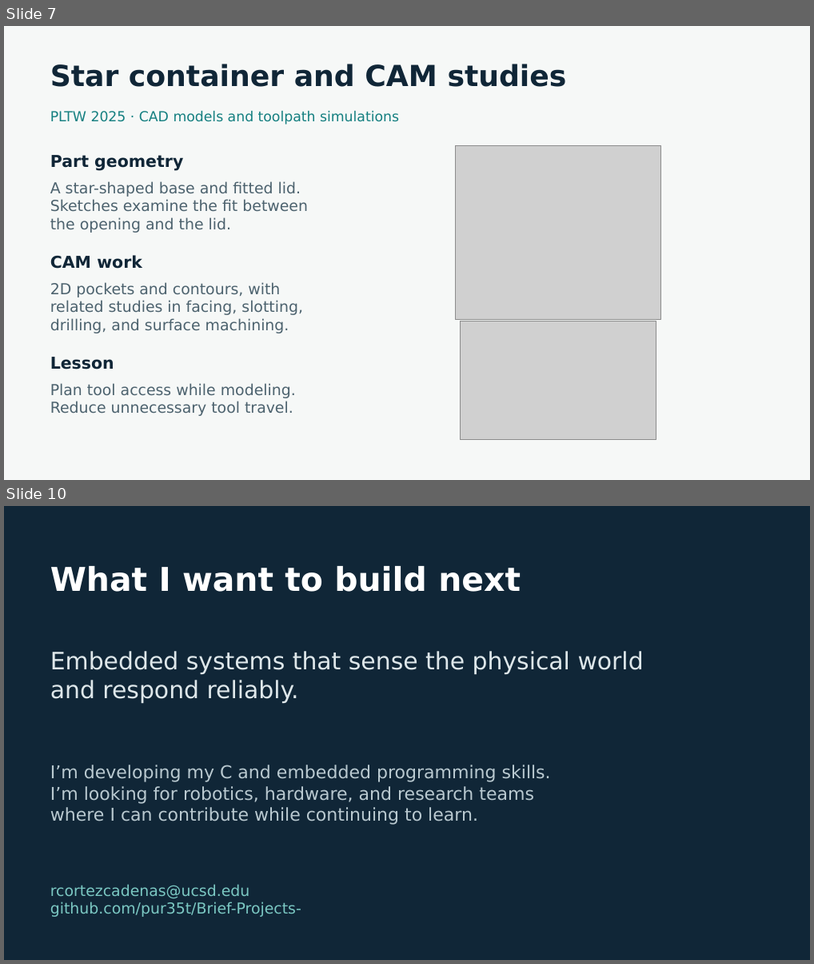
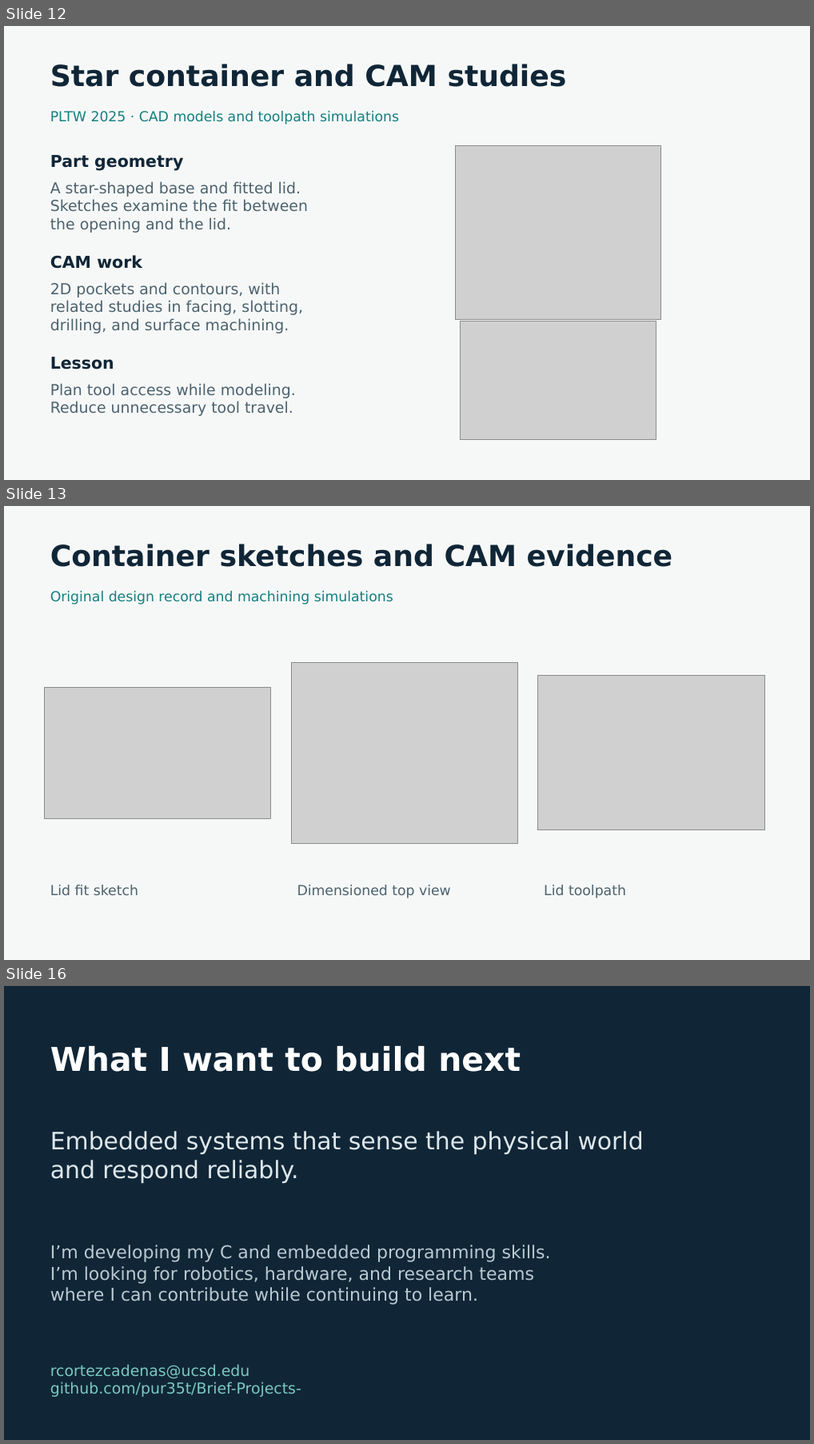
Before and after one commit to pur35t/Brief-Projects-, a slide deck: presentation/Rigoberto_Cortez_Portfolio.pptx. Shown one above the other, each under a label of ours: slides 7 and 10 before the commit, slides 12, 13 and 16 after it; the slides between them are not shown. The pictures are 814x964 and 814x1444 pixels, drawn with LibreOffice and Linux fonts; fonts in the diff are those of the drawing; grey boxes stand for pictures. Boxes give left, top, right and bottom in pixels: in the first picture for what was removed or moved away, otherwise in the second. Text is boxed around its words. In the diff, an @@ line names an element or a change of style, - is before the commit and + after.

```diff
--- a/presentation/Rigoberto_Cortez_Portfolio.pptx
+++ b/presentation/Rigoberto_Cortez_Portfolio.pptx
@@ slide 13 added at (4,506,810,960), background #F6F8F7 @@
@@ text added at (50,544,674,567), 34.5 pt, text #102637, bold @@
+Container sketches and CAM evidence
@@ text added at (50,591,394,604), 16.5 pt, text #147F80 @@
+Original design record and machining simulations
@@ picture added at (291,663,518,843) @@
@@ picture added at (45,688,271,818) @@
@@ picture added at (538,676,765,830) @@
@@ text added at (50,884,138,895), 16.5 pt, text #4C626E @@
+Lid fit sketch
@@ text added at (298,884,451,898), 16.5 pt, text #4C626E @@
+Dimensioned top view
@@ text added at (544,884,626,898), 16.5 pt, text #4C626E @@
+Lid toolpath
@@ what was slide 7 is now slide 12 @@
@@ what was slide 10 is now slide 16 @@
```
Also in this commit, not shown: 1 slide changed, 7 other slides added, 2 slides removed, 48 other files.
